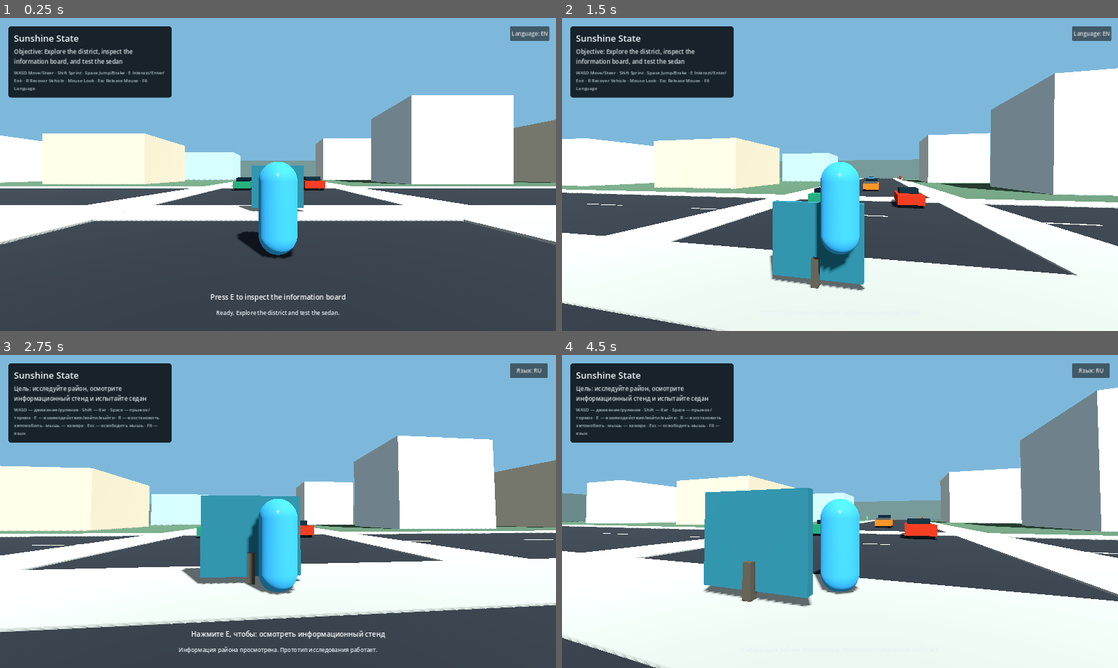
Above: before the commit, frames 1-4 (two rows, left to right).
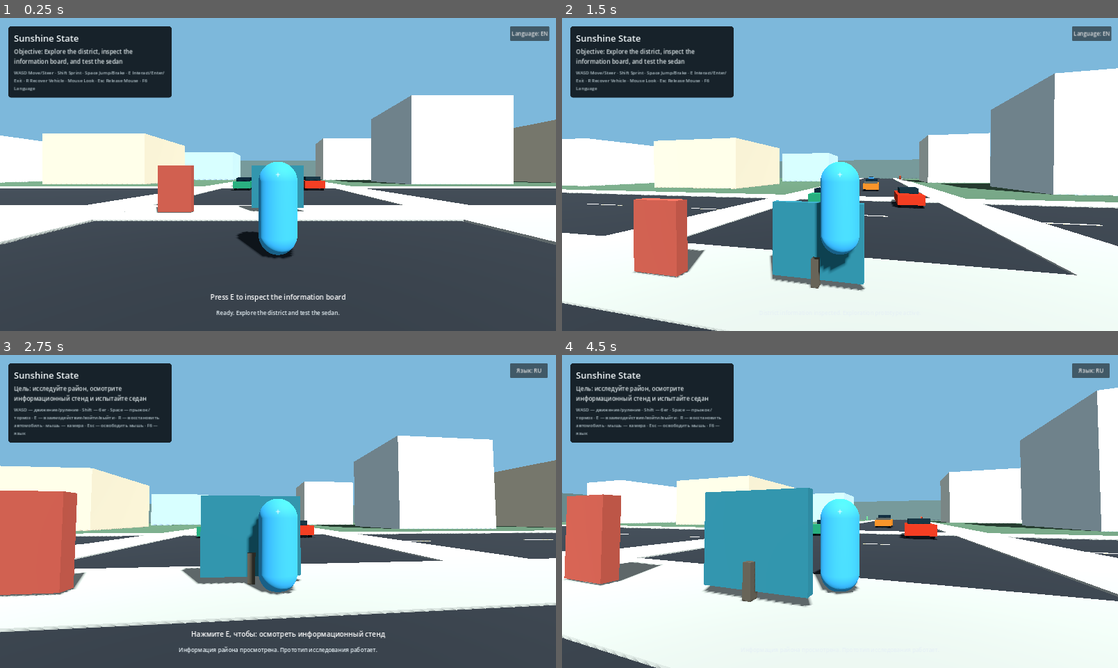
Above: after the commit, the same moments.

Repository: KenlikDev/sunshine-state
Game: Godot game, scene res://scenes/bootstrap/main.tscn
The game is run twice, just before and just after one commit, with the same random seed, the same clock (stepped at 60 frames per second) and the same inputs.
Inputs (mouse positions are in pixels of both pictures, inside the frame that each line leads up to):
- Up to frame 1 (0.25 s): no input
- Up to frame 2 (1.5 s): tap E (interact) at 0.5, 0.6 s; move the mouse to (867, 174) at 0.52 s; hold W (move_forward) from 0.53 s (still down); tap Space (jump) at 0.77 s; move the mouse to (812, 174) at 1.27 s; tap Shift (sprint) at 1.35 s
- Up to frame 3 (2.75 s): keep holding W (move_forward); tap Space (jump) at 1.52 s; tap E (interact) at 2 s; move the mouse to (289, 505) at 2.02 s; hold F6 (toggle_language) from 2.03 s (still down)
- Up to frame 4 (4.5 s): keep holding W (move_forward); move the mouse to (834, 517) at 2.77 s; release F6 (toggle_language) at 2.78 s; tap R (vehicle_recover) at 2.85 s; tap Space (jump) at 3.02, 3.77 s; move the mouse to (878, 514) at 3.52 s; tap E (interact) at 3.6 s; move the mouse to (795, 508) at 4.27 s; tap Shift (sprint) at 4.35 s

The runs differ from the first frame. In frame 1, 1.0% of the frame differs, in the area x 28-35%, y 47-63%; in frame 2, 2.5%; in frame 3, 4.6%, in the area x 0-93%, y 38-89%; in frame 4, 3.0%.

Commit message:
feat: spawn police patrol and property-damage interaction

Diff:
--- a/scripts/world/greybox_district.gd
+++ b/scripts/world/greybox_district.gd
@@ -6,6 +6,8 @@
 const PICKUP_SCENE: PackedScene = preload("res://scenes/vehicles/pickup.tscn")
 const PEDESTRIAN_SCENE: PackedScene = preload("res://scenes/pedestrians/pedestrian.tscn")
 const TRAFFIC_SCENE: PackedScene = preload("res://scenes/traffic/traffic_vehicle.tscn")
+const POLICE_SCENE: PackedScene = preload("res://scenes/police/police_officer.tscn")
+const CRIME_SCENE: PackedScene = preload("res://scenes/crime/graffiti_spot.tscn")
 
 
 func _ready() -> void:
@@ -14,6 +16,8 @@
 	_create_buildings()
 	_create_coastline()
 	_create_information_board()
+	_create_crime_site()
+	_create_police()
 	_create_test_vehicle()
 	_create_pedestrians()
 	_create_traffic()
@@ -149,6 +153,28 @@
 	)
 
 
+func _create_crime_site() -> void:
+	var crime_site: StaticBody3D = CRIME_SCENE.instantiate() as StaticBody3D
+	crime_site.name = "GraffitiSpot"
+	crime_site.position = Vector3(-4.0, 1.0, 8.0)
+	add_child(crime_site)
+
+
+func _create_police() -> void:
+	var patrol_route := PackedVector3Array([
+		Vector3(14.0, 0.0, 18.0),
+		Vector3(14.0, 0.0, -18.0),
+		Vector3(20.0, 0.0, -18.0),
+		Vector3(20.0, 0.0, 18.0)
+	])
+	var officer: CharacterBody3D = POLICE_SCENE.instantiate() as CharacterBody3D
+	officer.name = "PoliceOfficer01"
+	officer.set("route_points", patrol_route)
+	officer.set("initial_waypoint_index", 0)
+	officer.position = patrol_route[0]
+	add_child(officer)
+
+
 func _create_test_vehicle() -> void:
 	var sedan: VehicleBody3D = VEHICLE_SCENE.instantiate() as VehicleBody3D
 	sedan.name = "PrototypeSedan"
